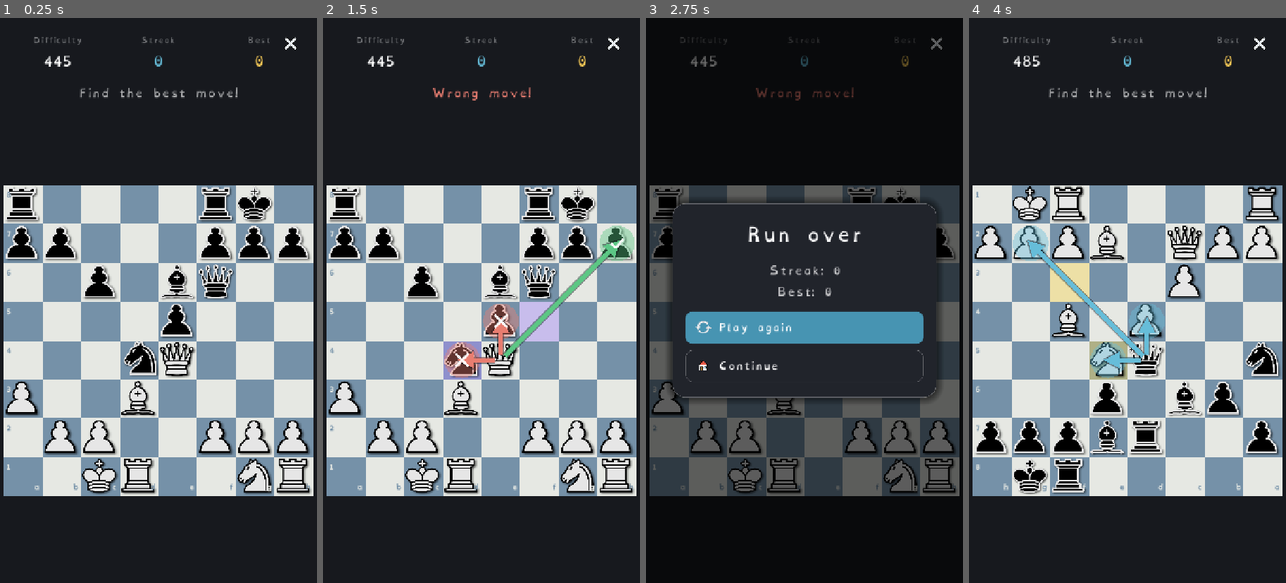
Above: before the commit, frames 1-4 (left to right).
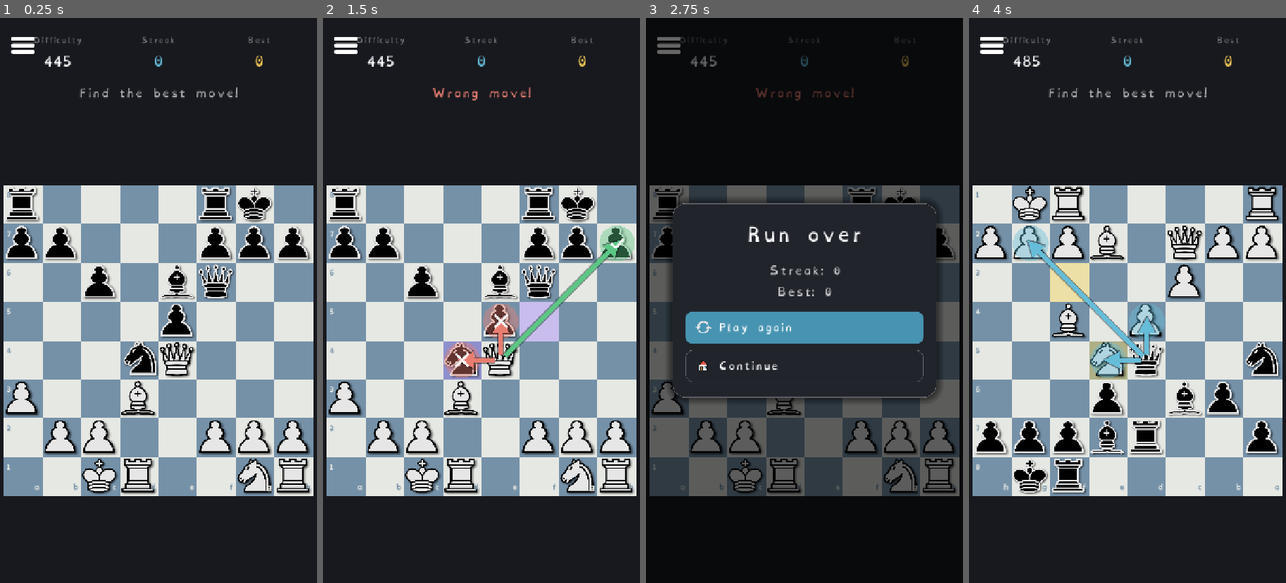
Above: after the commit, the same moments.

Repository: Hatscat/limpidchess
Game: Godot game, scene res://scenes/puzzle_rush.tscn
Two runs of this game, one before a commit and one after it. Both use one fixed random seed, a clock stepped at 60 frames per second and the inputs below. This scene is started directly instead of the project's main scene.
Inputs (mouse positions are in pixels of both pictures, inside the frame that each line leads up to):
- Up to frame 1 (0.25 s): no input
- Up to frame 2 (1.5 s): click (345, 46) at 0.52 s; tap Enter at 1.25 s; drag from (481, 340) to (513, 176) at 1.27 s
- Up to frame 3 (2.75 s): tap Space at 2 s; drag from (741, 328) to (788, 413) at 2.02 s
- Up to frame 4 (4 s): click "Play again" at 2.75 s; tap Enter at 3.5 s; move the mouse to (1159, 176) at 3.52 s; click (1159, 176) at 3.67 s

The runs differ from the first frame. In frame 1, 0.2% of the frame differs, in the area x 3-94%, y 3-7%; in frame 2, 0.2%; in frame 3, 0.2%; in frame 4, 0.2%.

Commit message:
feat: add menu overlay with Leave and Keep playing options in Puzzle Rush

Diff:
--- a/assets/i18n/ui.csv
+++ b/assets/i18n/ui.csv
@@ -88,6 +88,8 @@
 Gives lots of gifts.,Gives lots of gifts.,Offre plein de cadeaux.,Regala muchas piezas.
 Master,Master,Maître,Maestro
 Menu,Menu,Menu,Menú
+Leave,Leave,Quitter,Salir
+Keep playing,Keep playing,Continuer à jouer,Seguir jugando
 Mistake,Mistake,Erreur,Error
 New game,New game,Nouvelle partie,Nuevo juego
 Newcomer,Newcomer,Novice,Novato
--- a/scenes/home.tscn
+++ b/scenes/home.tscn
@@ -286,11 +286,12 @@
 anchors_preset = 15
 anchor_right = 1.0
 anchor_bottom = 1.0
+offset_left = 48.0
 grow_horizontal = 2
 grow_vertical = 2
 mouse_filter = 2
 theme_override_constants/separation = 32
-alignment = 1
+alignment = 0
 
 [node name="Icon" type="TextureRect" parent="Center/VBox/PuzzleRush/Row"]
 custom_minimum_size = Vector2(80, 80)
@@ -335,11 +336,12 @@
 anchors_preset = 15
 anchor_right = 1.0
 anchor_bottom = 1.0
+offset_left = 48.0
 grow_horizontal = 2
 grow_vertical = 2
 mouse_filter = 2
 theme_override_constants/separation = 32
-alignment = 1
+alignment = 0
 
 [node name="Hand" type="TextureRect" parent="Center/VBox/PassPlay/Row" unique_id=1917458741]
 custom_minimum_size = Vector2(80, 80)
--- a/scenes/puzzle_rush.tscn
+++ b/scenes/puzzle_rush.tscn
@@ -2,7 +2,6 @@
 
 [ext_resource type="Script" path="res://scripts/puzzle_rush.gd" id="1_pz"]
 [ext_resource type="Script" path="res://scripts/ui/chess_board.gd" id="2_board"]
-[ext_resource type="Texture2D" path="res://assets/icons/close.png" id="3_close"]
 [ext_resource type="Texture2D" path="res://assets/icons/party.png" id="4_party"]
 [ext_resource type="PackedScene" uid="uid://cwkkjgcgnb61c" path="res://scenes/daily_limit_dialog.tscn" id="5_daily"]
 
@@ -71,24 +70,20 @@
 grow_vertical = 2
 color = Color(0.09, 0.1, 0.12, 1)
 
-[node name="ExitBtn" type="Button" parent="."]
-unique_name_in_owner = true
-custom_minimum_size = Vector2(72, 72)
-layout_mode = 1
-anchors_preset = 1
-anchor_left = 1.0
-anchor_right = 1.0
-offset_left = -84.0
+[node name="MenuBtn" type="Button" parent="."]
+unique_name_in_owner = true
+custom_minimum_size = Vector2(80, 80)
+layout_mode = 1
+anchors_preset = 0
+offset_left = 12.0
 offset_top = 12.0
-offset_right = -12.0
-offset_bottom = 84.0
-grow_horizontal = 0
-focus_mode = 0
-theme_override_constants/icon_max_width = 48
+offset_right = 92.0
+offset_bottom = 92.0
+focus_mode = 0
 theme_override_styles/normal = SubResource("sb_empty")
 theme_override_styles/pressed = SubResource("sb_empty")
 theme_override_styles/hover = SubResource("sb_empty")
-icon = ExtResource("3_close")
+expand_icon = true
 
 [node name="Header" type="HBoxContainer" parent="."]
 layout_mode = 1
@@ -209,6 +204,79 @@
 grow_horizontal = 2
 grow_vertical = 2
 script = ExtResource("2_board")
+
+[node name="MenuOverlay" type="Control" parent="."]
+unique_name_in_owner = true
+visible = false
+layout_mode = 1
+anchors_preset = 15
+anchor_right = 1.0
+anchor_bottom = 1.0
+grow_horizontal = 2
+grow_vertical = 2
+
+[node name="Dim" type="ColorRect" parent="MenuOverlay"]
+layout_mode = 1
+anchors_preset = 15
+anchor_right = 1.0
+anchor_bottom = 1.0
+grow_horizontal = 2
+grow_vertical = 2
+color = Color(0, 0, 0, 0.6)
+
+[node name="Card" type="PanelContainer" parent="MenuOverlay"]
+layout_mode = 1
+anchors_preset = 8
+anchor_left = 0.5
+anchor_top = 0.5
+anchor_right = 0.5
+anchor_bottom = 0.5
+offset_left = -300.0
+offset_top = -170.0
+offset_right = 300.0
+offset_bottom = 170.0
+grow_horizontal = 2
+grow_vertical = 2
+theme_override_styles/panel = SubResource("sb_card")
+
+[node name="VBox" type="VBoxContainer" parent="MenuOverlay/Card"]
+layout_mode = 2
+theme_override_constants/separation = 18
+alignment = 1
+
+[node name="MenuTitle" type="Label" parent="MenuOverlay/Card/VBox"]
+layout_mode = 2
+theme_override_font_sizes/font_size = 34
+text = "Menu"
+horizontal_alignment = 1
+
+[node name="LeaveBtn" type="Button" parent="MenuOverlay/Card/VBox"]
+unique_name_in_owner = true
+custom_minimum_size = Vector2(0, 80)
+layout_mode = 2
+focus_mode = 0
+theme_override_constants/h_separation = 18
+theme_override_constants/icon_max_width = 44
+theme_override_font_sizes/font_size = 26
+theme_override_styles/normal = SubResource("sb_btn")
+theme_override_styles/pressed = SubResource("sb_btn")
+theme_override_styles/hover = SubResource("sb_btn")
+text = "Leave"
+alignment = 0
+
+[node name="KeepPlayingBtn" type="Button" parent="MenuOverlay/Card/VBox"]
+unique_name_in_owner = true
+custom_minimum_size = Vector2(0, 80)
+layout_mode = 2
+focus_mode = 0
+theme_override_constants/h_separation = 18
+theme_override_constants/icon_max_width = 44
+theme_override_font_sizes/font_size = 26
+theme_override_styles/normal = SubResource("sb_btn_primary")
+theme_override_styles/pressed = SubResource("sb_btn_primary")
+theme_override_styles/hover = SubResource("sb_btn_primary")
+text = "Keep playing"
+alignment = 0
 
 [node name="ResultOverlay" type="Control" parent="."]
 unique_name_in_owner = true
--- a/scripts/puzzle_rush.gd
+++ b/scripts/puzzle_rush.gd
@@ -18,6 +18,7 @@
 const CORRECT_HOLD := 0.5     ## beat after fully solving a puzzle before the next one
 const WRONG_HOLD := 1.35      ## let the red/green reveal sink in before the result
 const RANK_DEPTH := 1         ## 1-ply ranker for the 2 distractors: ~instant, and greedy = tempting traps
+const MATE_EXPLODE_SEC := 0.7 ## checkmate: how long the losing king's shatter plays (matches game.gd)
 
 @onready var board: Control = %Board
 @onready var diff_value: Label = %DiffValue
@@ -31,7 +32,10 @@
 @onready var result_celebrate: TextureRect = %ResultCelebrate
 @onready var retry_btn: Button = %RetryBtn
 @onready var continue_btn: Button = %ContinueBtn
-@onready var exit_btn: Button = %ExitBtn
+@onready var menu_btn: Button = %MenuBtn
+@onready var menu_overlay: Control = %MenuOverlay
+@onready var leave_btn: Button = %LeaveBtn
+@onready var keep_btn: Button = %KeepPlayingBtn
 @onready var daily_limit: DailyLimitDialog = %DailyLimit
 
 var rules: ChessRules
@@ -59,10 +63,15 @@
 	result_celebrate.visible = false
 	retry_btn.icon = load("res://assets/icons/restart.png")
 	continue_btn.icon = load("res://assets/icons/home.png")
-	exit_btn.icon = load("res://assets/icons/close.png")
+	menu_btn.icon = load("res://assets/icons/menu.png")
+	leave_btn.icon = load("res://assets/icons/home.png")
+	keep_btn.icon = load("res://assets/icons/close.png")
+	menu_overlay.visible = false
 	retry_btn.pressed.connect(_on_retry)
 	continue_btn.pressed.connect(_quit_to_home)
-	exit_btn.pressed.connect(_quit_to_home)
+	menu_btn.pressed.connect(_open_menu)
+	leave_btn.pressed.connect(_quit_to_home)
+	keep_btn.pressed.connect(_close_menu)
 	_best_at_start = GameManager.puzzle_highscore
 	_layout()
 	get_viewport().size_changed.connect(_layout)
@@ -80,8 +89,8 @@
 	status_label.offset_top = top + 124.0
 	status_label.offset_bottom = top + 166.0
 	board.offset_top = top + 174.0
-	exit_btn.offset_top = safe + 6.0
-	exit_btn.offset_bottom = safe + 78.0
+	menu_btn.offset_top = safe + 6.0
+	menu_btn.offset_bottom = safe + 86.0
 
 
 func _begin() -> void:
@@ -212,7 +221,13 @@
 	board.end_animation()
 	var nxt := _move_idx + 1
 	if nxt >= _moves.size():
-		_puzzle_solved(g)  # that was the puzzle's final move
+		# Final move solved. If it is checkmate, shatter the losing king first (our mate flourish).
+		if rules.is_checkmate():
+			Audio.play("win")
+			await board.explode_piece(rules.king_square(rules.side_to_move), MATE_EXPLODE_SEC)
+			if g != _gen:
+				return
+		_puzzle_solved(g)
 		return
 	# The opponent's forced reply (_moves[nxt]).
 	await get_tree().create_timer(REPLY_HOLD).timeout
@@ -276,6 +291,7 @@
 	_over = true
 	_busy = true
 	_gen += 1
+	menu_overlay.visible = false  # the result dialog owns the screen; never leave the menu stacked under it
 	board.clear_options()
 	GameManager.record_puzzle_score(_streak)
 	var beaten := _streak > _best_at_start
@@ -299,6 +315,18 @@
 		daily_limit.open("puzzle")
 
 
+## The menu (top-left, like the bot game / Pass & Play): a Leave / Keep-playing choice. Leaving banks
+## the streak so far. The run keeps going underneath the dim, so the player loses nothing by peeking.
+func _open_menu() -> void:
+	if _over:
+		return  # the result overlay is already up
+	menu_overlay.visible = true
+
+
+func _close_menu() -> void:
+	menu_overlay.visible = false
+
+
 ## Leave to Home, banking the streak so far (record_puzzle_score only lifts the highscore if higher,
 ## so calling it after _end_run already did is harmless). Invalidate any in-flight puzzle coroutine
 ## first (set _over + bump _gen, like _end_run) so a mid-line exit can't resume on the freed scene.
@@ -314,5 +342,9 @@
 		return
 	if daily_limit.visible:
 		daily_limit.close()
+	elif menu_overlay.visible:
+		_close_menu()
+	elif result_overlay.visible:
+		_quit_to_home()  # game over: leaving is fine
 	else:
-		_quit_to_home()
+		_open_menu()  # mid-run: open the menu (Leave from there) rather than quitting straight away
Binary file changed: assets/i18n/ui.en.translation
Binary file changed: assets/i18n/ui.es.translation
Binary file changed: assets/i18n/ui.fr.translation
